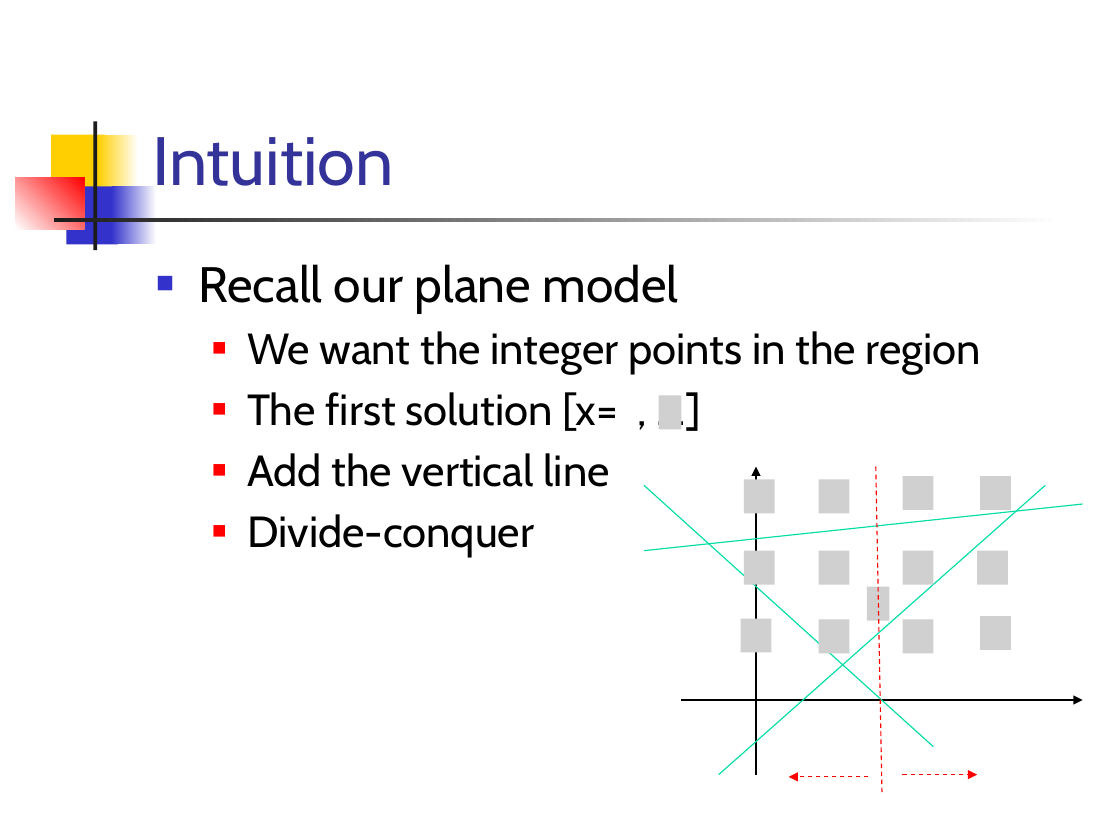
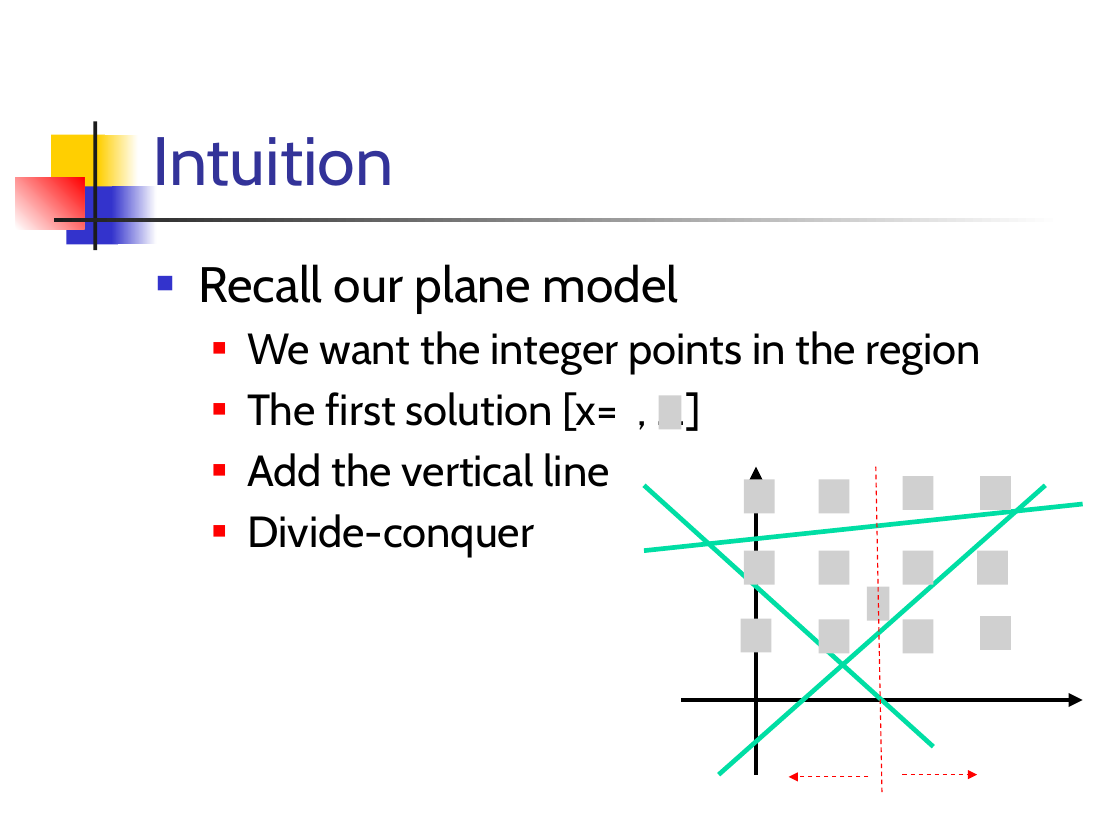
Before and after one commit to csslab-ustc/csslab-ustc.github.io, a slide deck: slide 39 of courses/theory/slides/lec10-arith.pptx (slide 33 before the commit). Drawn at 1120x840 pixels with LibreOffice and Linux fonts; fonts in the diff are those of the drawing; grey boxes stand for pictures. Boxes give left, top, right and bottom in pixels: in the first picture for what was removed or moved away, otherwise in the second. Text is boxed around its words. In the diff, an @@ line names an element or a change of style, - is before the commit and + after.

```diff
--- a/courses/theory/slides/lec10-arith.pptx
+++ b/courses/theory/slides/lec10-arith.pptx
@@ arrow (756, 775) - (756, 467): stroke #000000 0.75 pt to #000000 3 pt @@
@@ line (644, 485) - (933, 747): stroke #00DFA4 0.75 pt to #00DFA4 3 pt @@
@@ line (644, 551) - (1083, 504): stroke #00DFA4 0.75 pt to #00DFA4 3 pt @@
@@ line (1045, 485) - (719, 775): stroke #00DFA4 0.75 pt to #00DFA4 3 pt @@
@@ arrow (681, 700) - (1083, 700): stroke #000000 0.75 pt to #000000 3 pt @@
```
Also in this commit, not shown: 3 other slides changed, 6 slides added, 1 other file.
